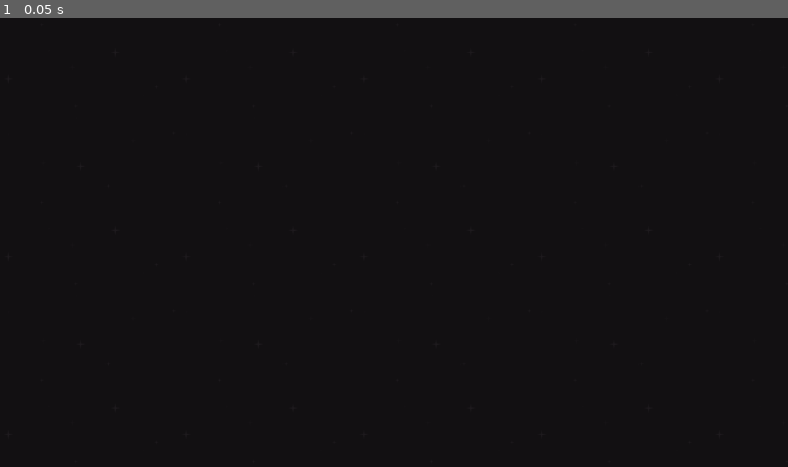
Above: before the commit, frame 1.
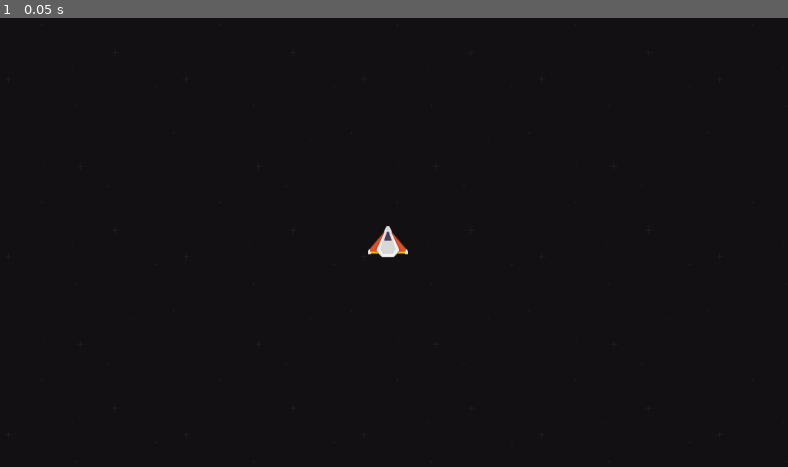
Above: after the commit, the same moment.

Repository: davi4046/asteroids_godot
Game: Godot game, scene res://scenes/world/world.tscn
Two runs of this game, one before a commit and one after it. Both use one fixed random seed, a clock stepped at 60 frames per second and the inputs below. Before the commit the project starts from res://scenes/world.tscn.
Inputs:
- Up to frame 1 (0.05 s): no input

The runs differ from the first frame. In frame 1, 0.2% of the frame differs, in the area x 46-52%, y 46-54%.

Commit message:
Move world.tscn

Diff:
--- a/project.godot
+++ b/project.godot
@@ -11,7 +11,7 @@
 [application]
 
 config/name="Asteroids Godot"
-run/main_scene="res://scenes/world.tscn"
+run/main_scene="res://scenes/world/world.tscn"
 config/features=PackedStringArray("4.2", "Forward Plus")
 config/icon="res://icon.svg"
 
--- a/scenes/world.tscn
+++ /dev/null
@@ -1,13 +0,0 @@
-[gd_scene load_steps=2 format=3 uid="uid://bb8kajulccaol"]
-
-[ext_resource type="Texture2D" uid="uid://bmwh874w3wmap" path="res://assets/textures/black.png" id="1_dc4rv"]
-
-[node name="World" type="Node2D"]
-
-[node name="Camera2D" type="Camera2D" parent="."]
-
-[node name="Black" type="Sprite2D" parent="."]
-texture_repeat = 2
-texture = ExtResource("1_dc4rv")
-region_enabled = true
-region_rect = Rect2(0, 0, 1152, 648)
--- /dev/null
+++ b/scenes/world/world.tscn
@@ -0,0 +1,16 @@
+[gd_scene load_steps=3 format=3 uid="uid://bb8kajulccaol"]
+
+[ext_resource type="Texture2D" uid="uid://bmwh874w3wmap" path="res://assets/textures/black.png" id="1_lbeym"]
+[ext_resource type="PackedScene" uid="uid://cm1n6c22tlqbh" path="res://scenes/player/player.tscn" id="2_bq2q0"]
+
+[node name="World" type="Node2D"]
+
+[node name="Camera2D" type="Camera2D" parent="."]
+
+[node name="Black" type="Sprite2D" parent="."]
+texture_repeat = 2
+texture = ExtResource("1_lbeym")
+region_enabled = true
+region_rect = Rect2(0, 0, 1152, 648)
+
+[node name="Player" parent="." instance=ExtResource("2_bq2q0")]
